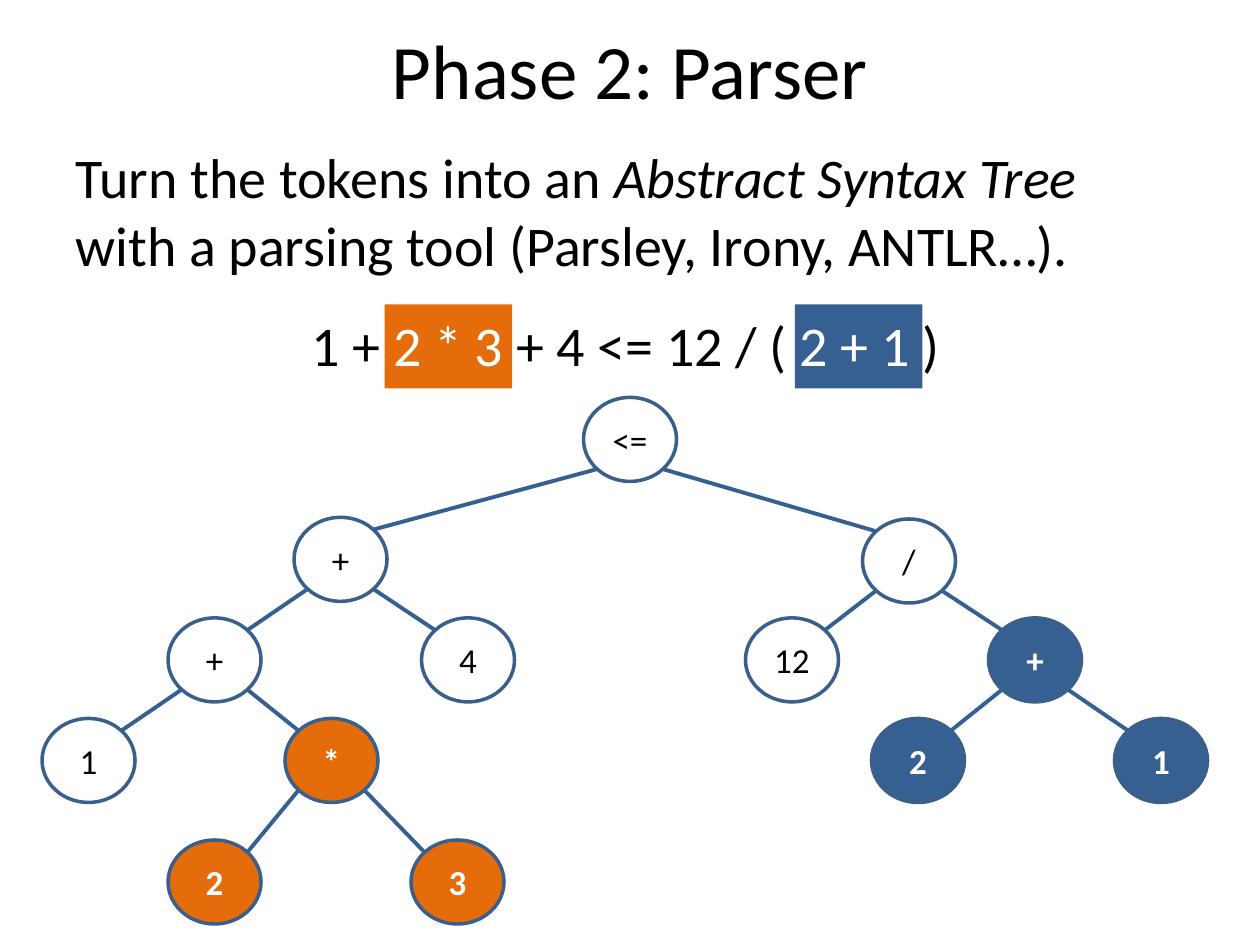
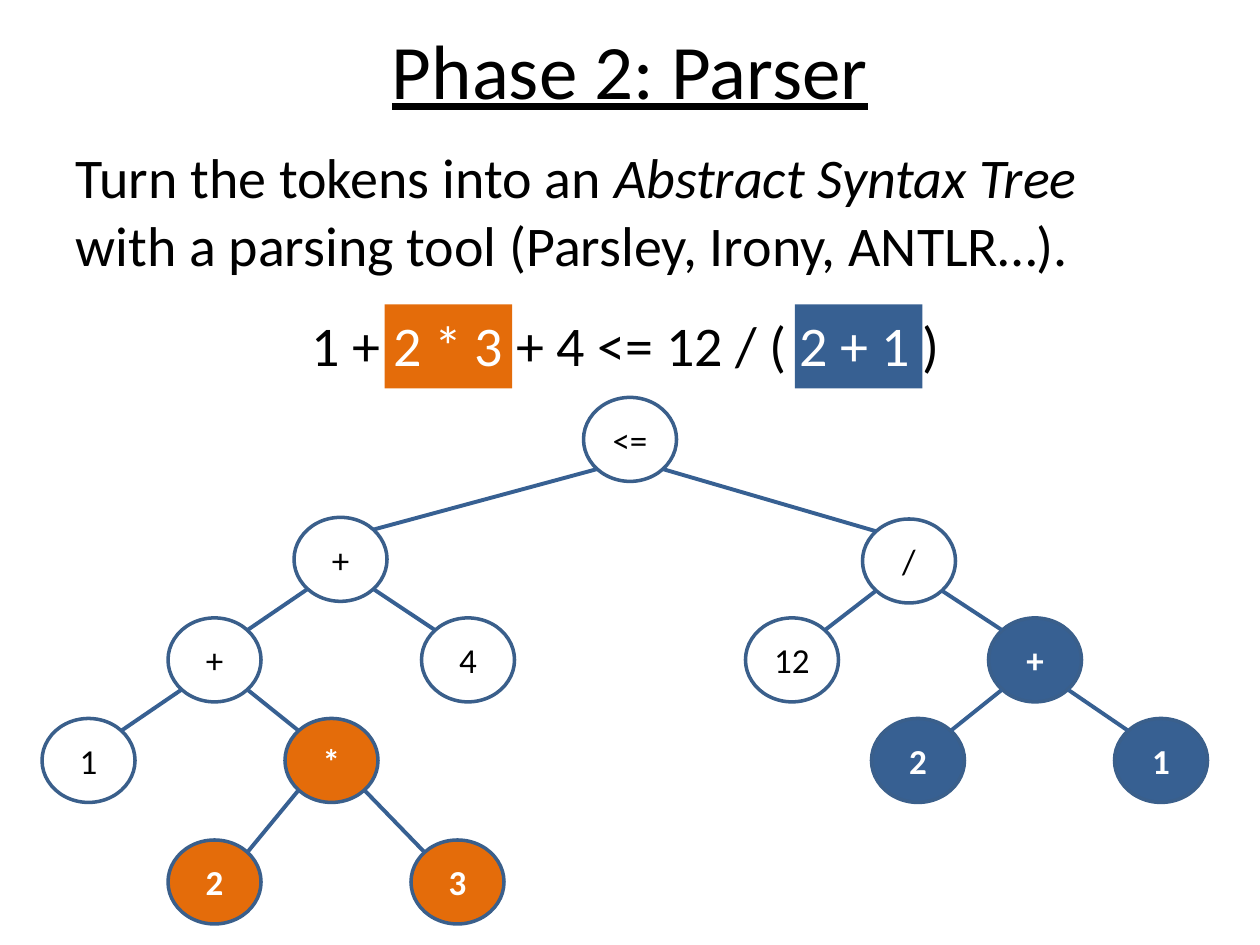
Before and after one commit to plioi/presentations, a slide deck: slide 9 of BuildingALanguage/BuildingALanguage.pptx (slide 8 before the commit). Drawn at 1260x945 pixels with LibreOffice and Linux fonts; fonts in the diff are those of the drawing. Boxes give left, top, right and bottom in pixels: in the first picture for what was removed or moved away, otherwise in the second. Text is boxed around its words. In the diff, an @@ line names an element or a change of style, - is before the commit and + after.

```diff
--- a/BuildingALanguage/BuildingALanguage.pptx
+++ b/BuildingALanguage/BuildingALanguage.pptx
@@ title "Phase 2: Parser" at (392, 45, 868, 110): underline on @@
```
Also in this commit, not shown: 10 other slides changed, 2 slides added, 1 slide removed.
